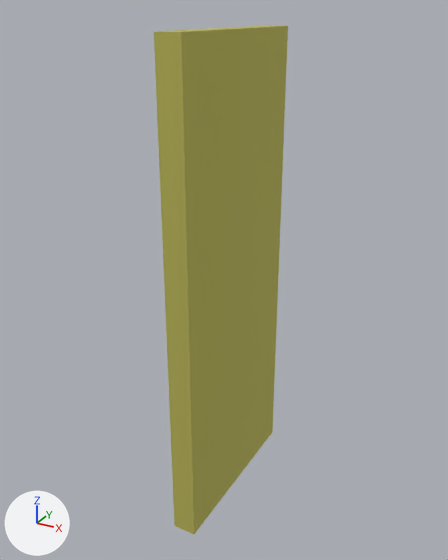
The glTF model assets/PickableBrick.glb, before and after one commit.
Both versions are drawn from a camera (50 mm lens) standing at (2.25, -4.19, 2.14) and looking at (-0.05, 0.0, 0.04). Every picture has the same lights, and +X, +Y and +Z are marked at lower left. Where no turn or scale is listed for an object, it has been applied to the vertices.
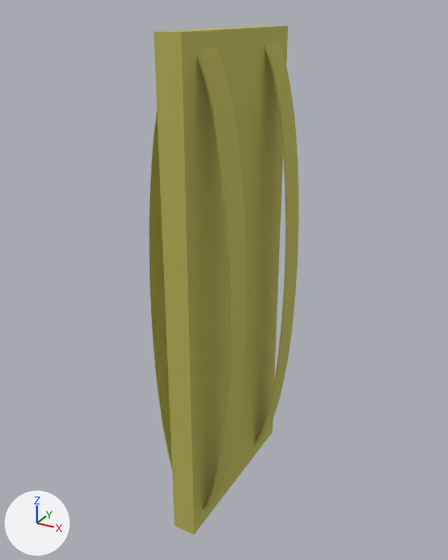
Where the change shows, as pixel boxes (x1, y1, x2, y2) in the pictures (448 x 560 px):
'Torus.002', added (yellow): after (149, 48, 247, 510)
'Torus.001', added (yellow): after (254, 41, 299, 445)

The change in detail:
Mesh me_torus_002 is new.
It has 576 vertices, 1152 faces and spans x -0.36..0.36, y -0.15..0.15, z -1.98..1.98.
It uses material mat_material (yellow #c6c264).
Object 'Torus.002' (ob_torus_002) is new; it shows me_torus_002.
Its location is (0.0, -0.5, 0.0).
Object 'Torus.001' (ob_torus_001) is new; it shows a copy of me_torus_002.
Its location is (0.0, 0.5, 0.0).
